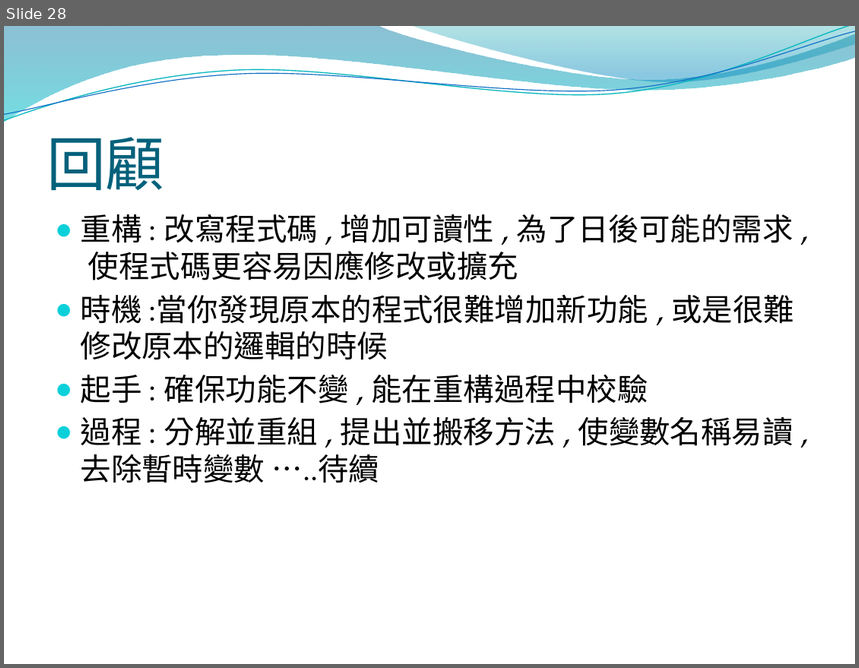
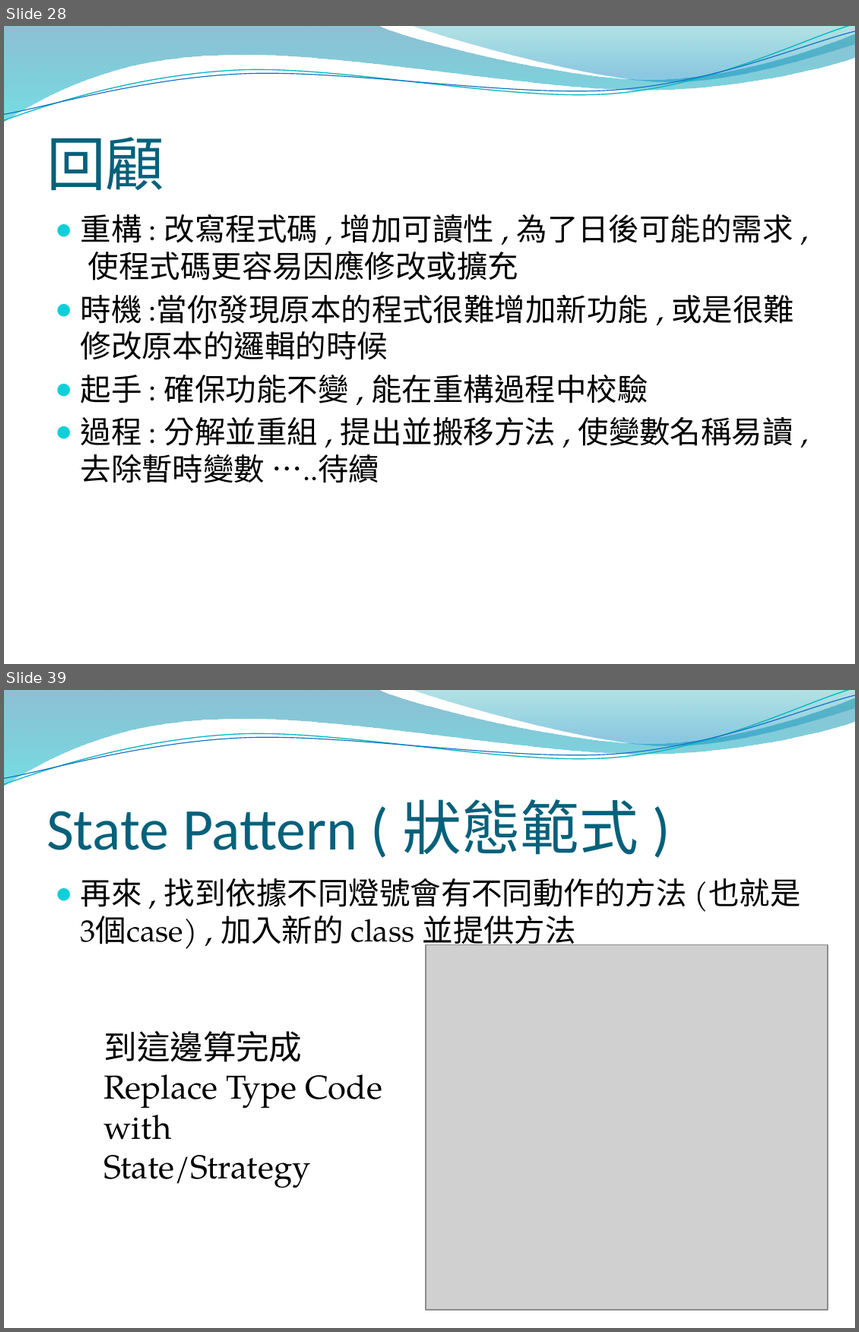
Before and after one commit to DavidLai0927/Assignment, a slide deck: Refactoring/Refactoring 0~1.3.pptx. Shown one above the other, each under a label of ours: slide 28 before the commit, slides 28 and 39 after it; the slides between them are not shown. The pictures are 859x668 and 859x1332 pixels, drawn with LibreOffice and Linux fonts; fonts in the diff are those of the drawing; grey boxes stand for pictures; background and template pictures are left out. Boxes give left, top, right and bottom in pixels: in the first picture for what was removed or moved away, otherwise in the second. Text is boxed around its words. In the diff, an @@ line names an element or a change of style, - is before the commit and + after.

```diff
--- a/Refactoring/Refactoring 0~1.3.pptx
+++ b/Refactoring/Refactoring 0~1.3.pptx
@@ slide 39 added at [4,690,855,1328], background picture (left out); not listed: 4 template elements that a slide beside it also shows @@
@@ title added at [47,799,639,855], 50 pt, text #04617B @@
+State Pattern ( 狀態範式 )
@@ text added at [81,878,801,951], 26 pt, text #000000 @@
+● 再來 , 找到依據不同燈號會有不同動作的方法 (也就是3個case) , 加入新的 class 並提供方法
@@ picture added at [425,945,827,1310] @@
@@ text added at [104,1031,382,1189], 28 pt, text #000000 @@
+到這邊算完成
+  Replace Type Code with
+  State/Strategy
```
Also in this commit, not shown: 2 slides changed, 15 other slides added.
